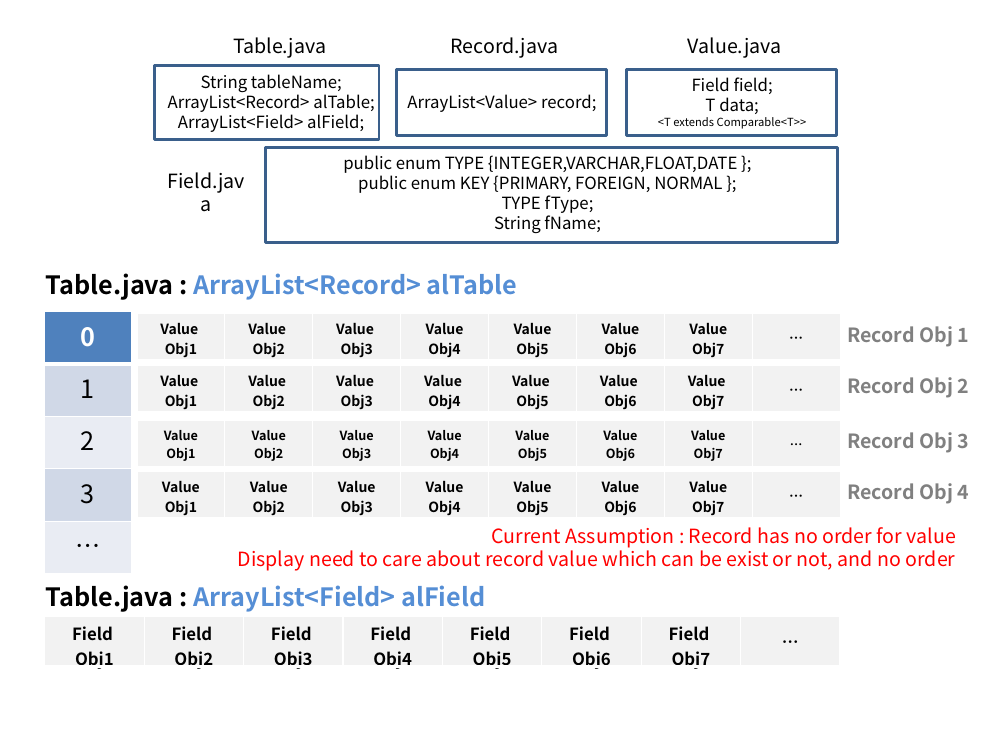
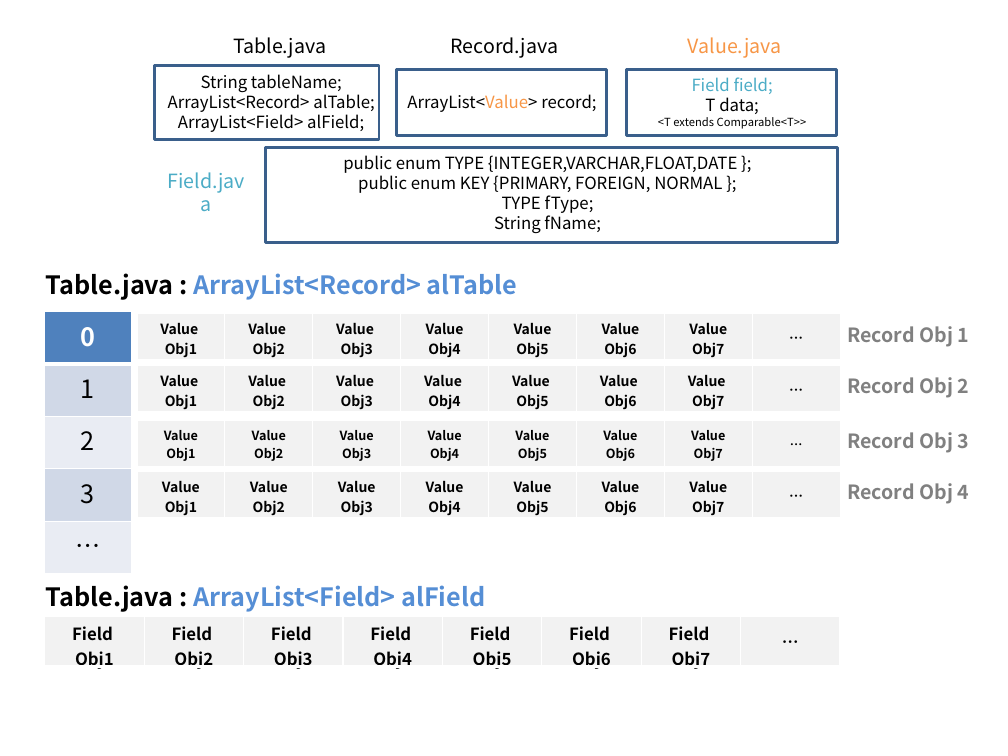
Before and after one commit to AlanCILee/DataStructureProject, a slide deck: slide 3 of doc/Design.pptx. Drawn at 1008x756 pixels with LibreOffice and Linux fonts; fonts in the diff are those of the drawing. Boxes give left, top, right and bottom in pixels: in the first picture for what was removed or moved away, otherwise in the second. Text is boxed around its words. In the diff, an @@ line names an element or a change of style, - is before the commit and + after.

```diff
--- a/doc/Design.pptx
+++ b/doc/Design.pptx
@@ text "Value.java" at [688,37,782,58]: text colour #000000 to #F79646 @@
@@ text "ArrayList<Value> record;" at [407,94,596,112]: text colour #000000 to #F79646 in "ArrayList<Value>" @@
@@ text at [692,77,773,94]: text colour #000000 to #4BACC6 in "Field field;" @@
@@ text "Field.java" at [168,172,246,193]: text colour #000000 to #4BACC6 @@
@@ text removed at [238,527,956,571] @@
-Current Assumption : Record has no order for value
-Display need to care about record value which can be exist or not, and no order
```
Also in this commit, not shown: 3 other files.
